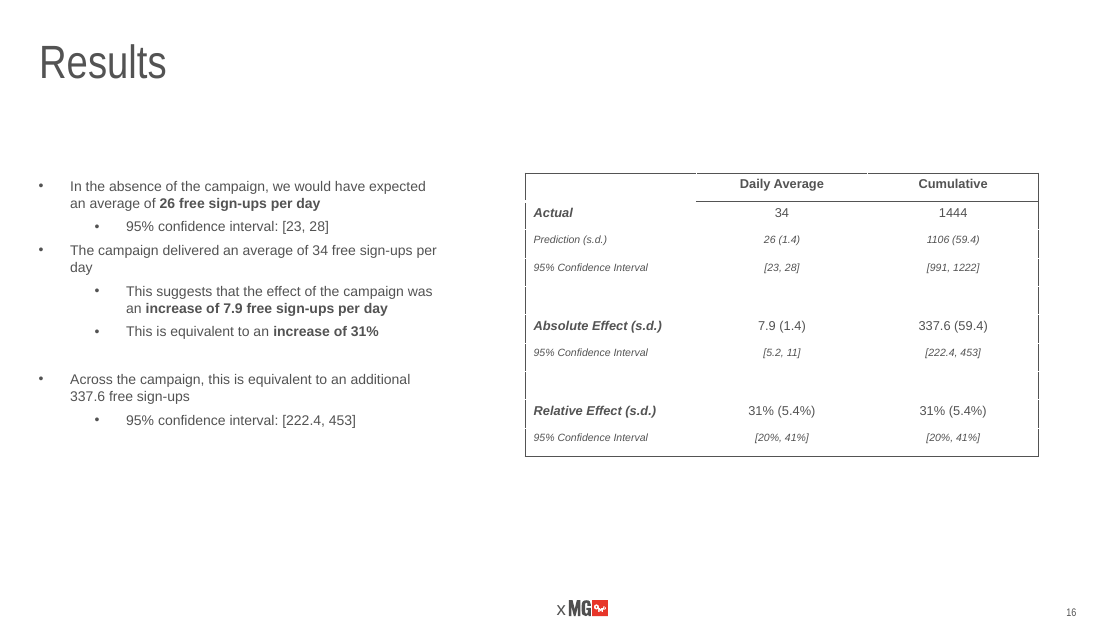
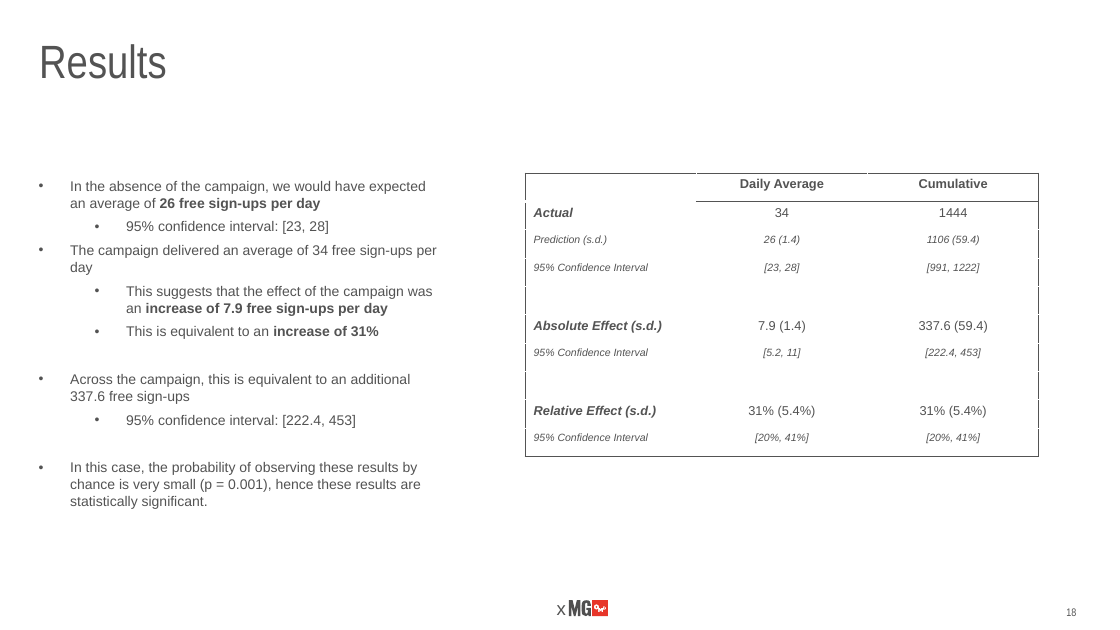
Before and after one commit to alphabetac/Causal-Impact-Analysis, a slide deck: slide 18 of 06.Results/Trustpilot Q4 2022 Campaign Causal Impact Analysis.pptx (slide 16 before the commit). Drawn at 1120x630 pixels with LibreOffice and Linux fonts; fonts in the diff are those of the drawing; background and template pictures are left out. Boxes give left, top, right and bottom in pixels: in the first picture for what was removed or moved away, otherwise in the second. Text is boxed around its words. In the diff, an @@ line names an element or a change of style, - is before the commit and + after.

```diff
--- a/06.Results/Trustpilot Q4 2022 Campaign Causal Impact Analysis.pptx
+++ b/06.Results/Trustpilot Q4 2022 Campaign Causal Impact Analysis.pptx
@@ text at (70,462,421,509): paragraph added @@
+• In this case, the probability of observing these results by chance is very small (p = 0.001), hence these results are statistically significant.
```
Also in this commit, not shown: 2 other slides changed, 2 slides added.
